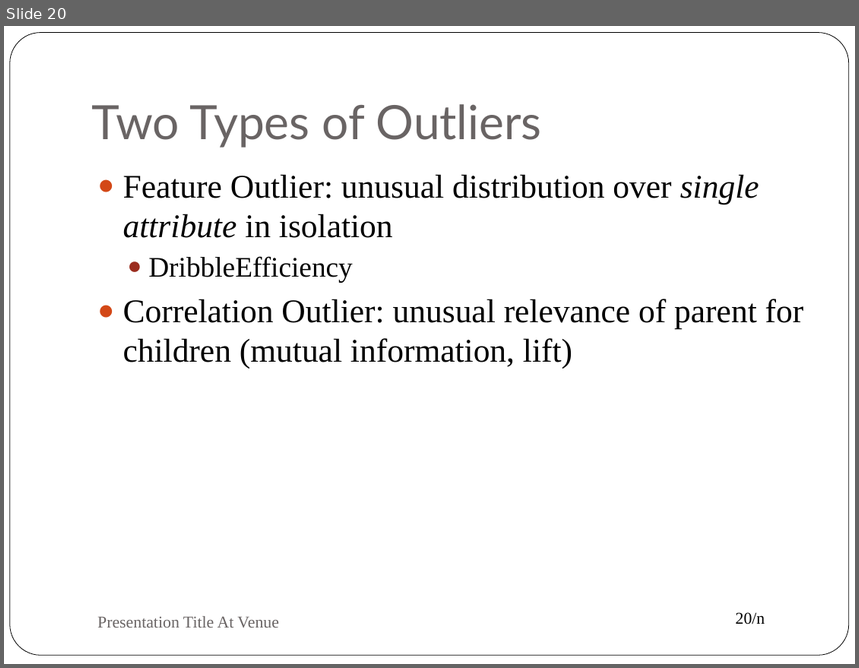
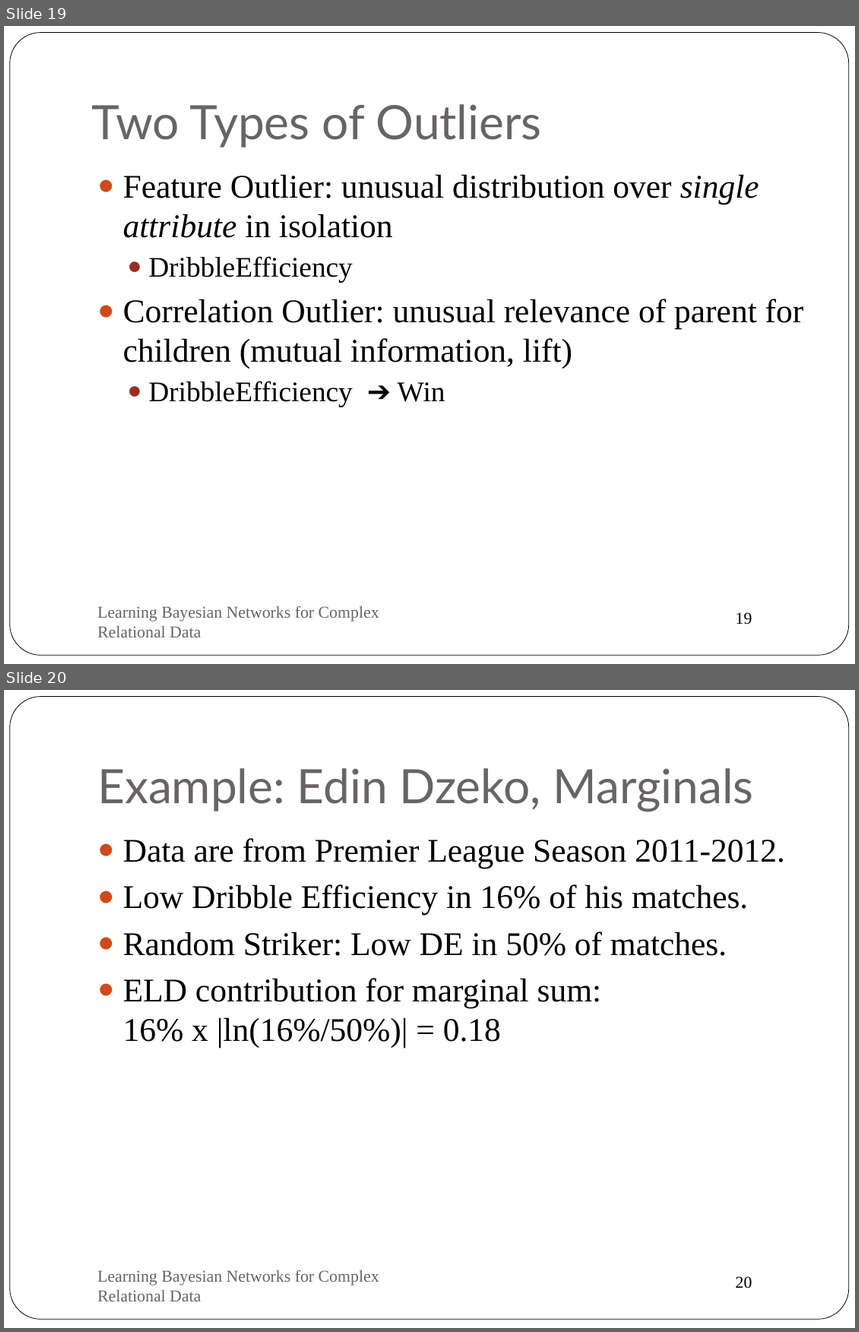
Before and after one commit to oschulte/srl-tutorial-slides, a slide deck: ch6-anomaly.pptx. Shown one above the other, each under a label of ours: slide 20 before the commit, slides 19 and 20 after it. The pictures are 859x668 and 859x1332 pixels, drawn with LibreOffice and Linux fonts; fonts in the diff are those of the drawing. Boxes give left, top, right and bottom in pixels: in the first picture for what was removed or moved away, otherwise in the second. Text is boxed around its words. In the diff, an @@ line names an element or a change of style, - is before the commit and + after.

```diff
--- a/ch6-anomaly.pptx
+++ b/ch6-anomaly.pptx
@@ slide 20 added at [4,690,855,1328], background #FFFFFF; not listed: 2 template elements that a slide beside it also shows @@
@@ title added at [97,768,754,812], 40 pt, text #696464 @@
+Example: Edin Dzeko, Marginals
@@ text added at [123,838,785,1048], 28 pt, text #000000 @@
+● Data are from Premier League Season 2011-2012.
+● Low Dribble Efficiency in 16% of his matches.
+● Random Striker: Low DE in 50% of matches.
+● ELD contribution for marginal sum:
+  16% x |ln(16%/50%)| = 0.18
@@ text added at [97,1270,379,1302], 14 pt, text #696464 @@
+Learning Bayesian Networks for Complex Relational Data
@@ what was slide 20 is now slide 19 @@
@@ slide 19 changed as well @@
@@ text at [148,381,446,408]: paragraph added @@
+  ● DribbleEfficiency ➔ Win
@@ text at [97,606,379,638]: text changed @@
-Presentation Title At Venue
+Learning Bayesian Networks for Complex Relational Data
@@ page number at [736,613,753,625]: text changed @@
-20/n
+19
```
Also in this commit, not shown: 19 other slides changed, 1 other slide added, 4 slides removed.
